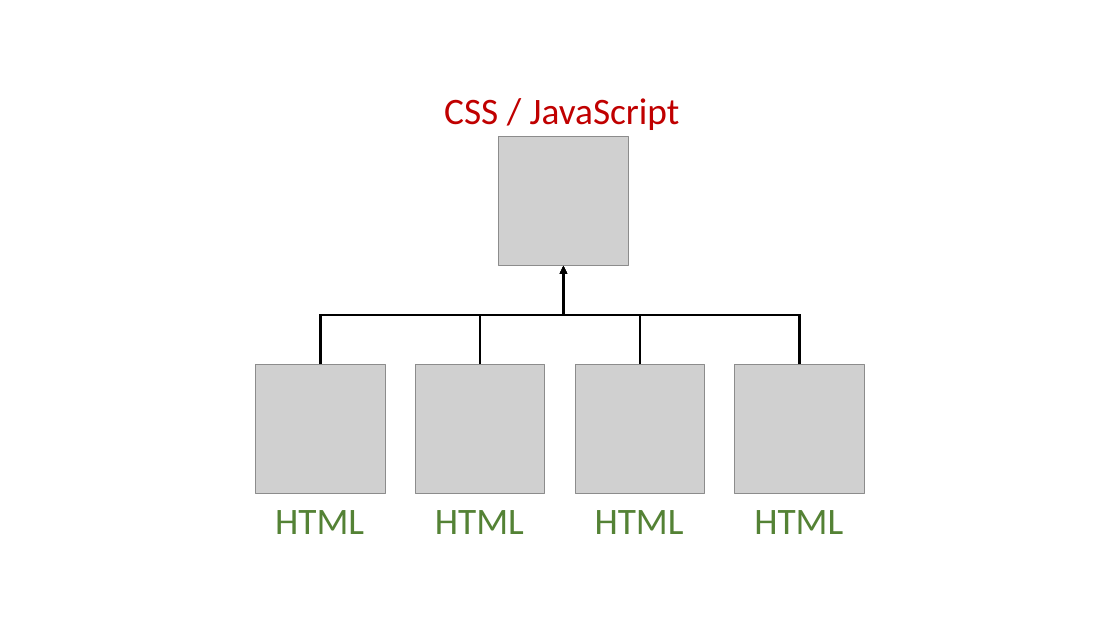
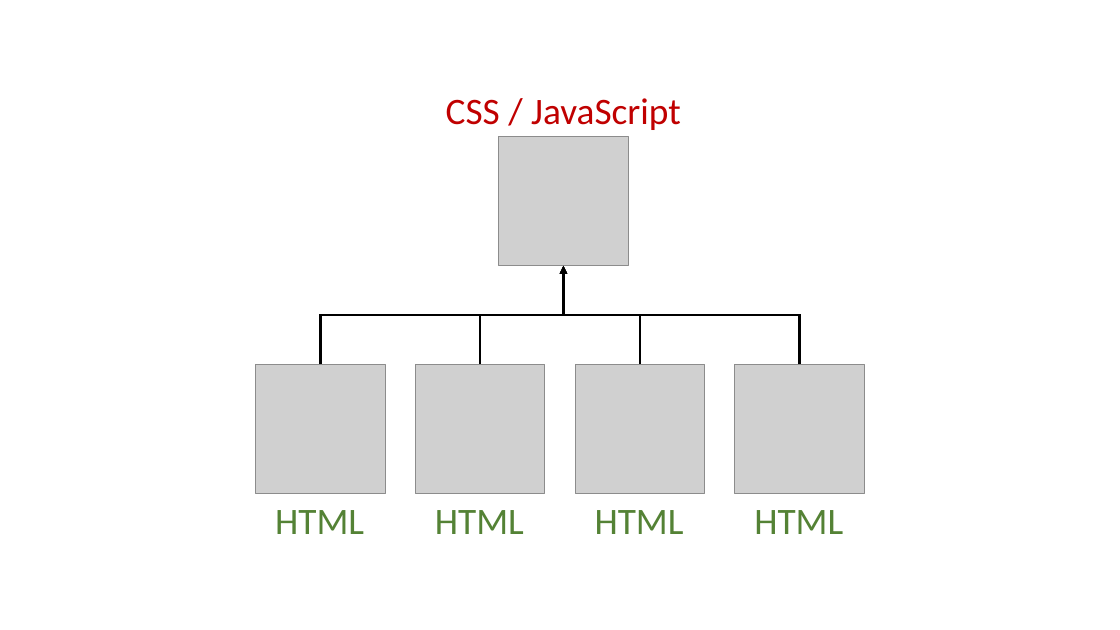
Before and after one commit to Nuevas-Tecnologias-FIUBA/Clase-HTML-CSS, a slide deck: slide 5 of Slides/Clase.pptx. Drawn at 1120x630 pixels with LibreOffice and Linux fonts; fonts in the diff are those of the drawing; grey boxes stand for pictures. Boxes give left, top, right and bottom in pixels: in the first picture for what was removed or moved away, otherwise in the second. Text is boxed around its words. In the diff, an @@ line names an element or a change of style, - is before the commit and + after.

```diff
--- a/Slides/Clase.pptx
+++ b/Slides/Clase.pptx
@@ text "CSS / JavaScript" at (x1=446, y1=98, x2=681, y2=130): alignment left to centre @@
```
Also in this commit, not shown: 2 other slides changed.
